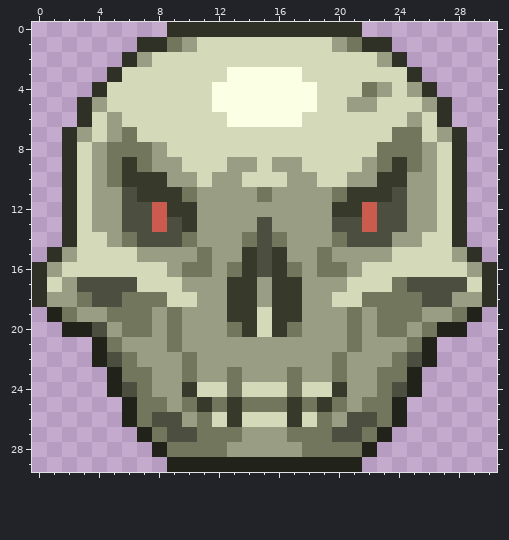
Pixel-art sprite, stored at Items/HaloOfHorrors.png. The picture above is the old version.
The file is 62x60 pixels, drawn in blocks of 2x2; one block is one cell here. Colours within 5 levels of each other are drawn and written as one.
After:
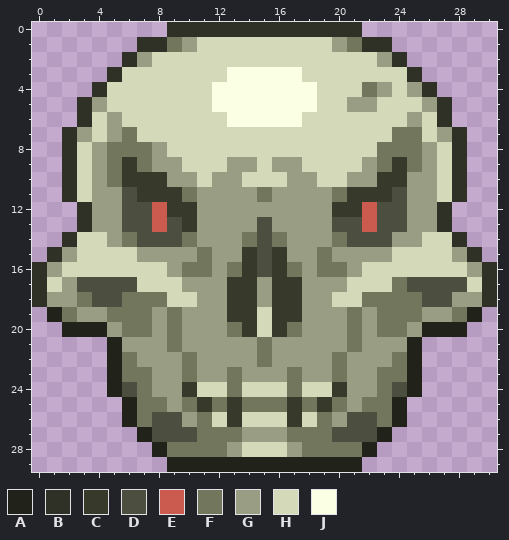
Palette (. is transparent): A #212219  B #303126  C #37392b  D #4c4e3f  E #cb5b4e  F #72765d  G #999d84  H #d4d9ba  J #fbffe4
Changes in this commit:
Changed rows in their new state; - is an unchanged pixel.
first column x 2:
12 .B-----------------------B.
13 .B-----------------------B.
first column x 4:
20 A---------------------A
21 .A---------F---------A.
22 .A---------F---------A.
first column x 8:
27 D-------------D
28 ------HHH------
Changed places in both pictures, as pixel boxes (x1, y1, x2, y2):
changed: (62, 202, 92, 232)
changed: (437, 202, 467, 232)
changed: (92, 322, 122, 367)
changed: (407, 322, 437, 367)
changed: (257, 337, 272, 367)
changed: (152, 427, 167, 442)
changed: (362, 427, 377, 442)
changed: (242, 442, 287, 457)
